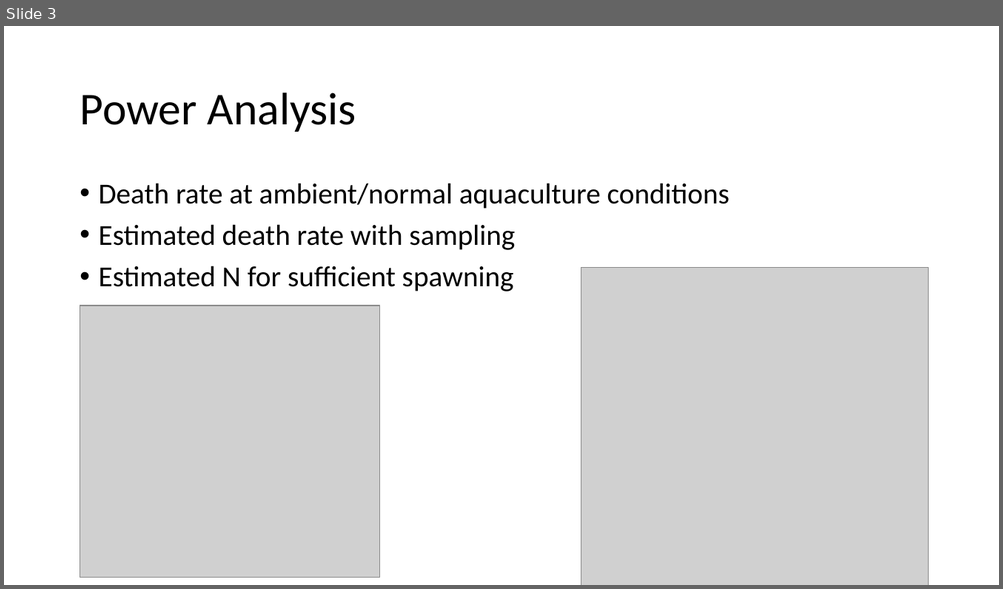
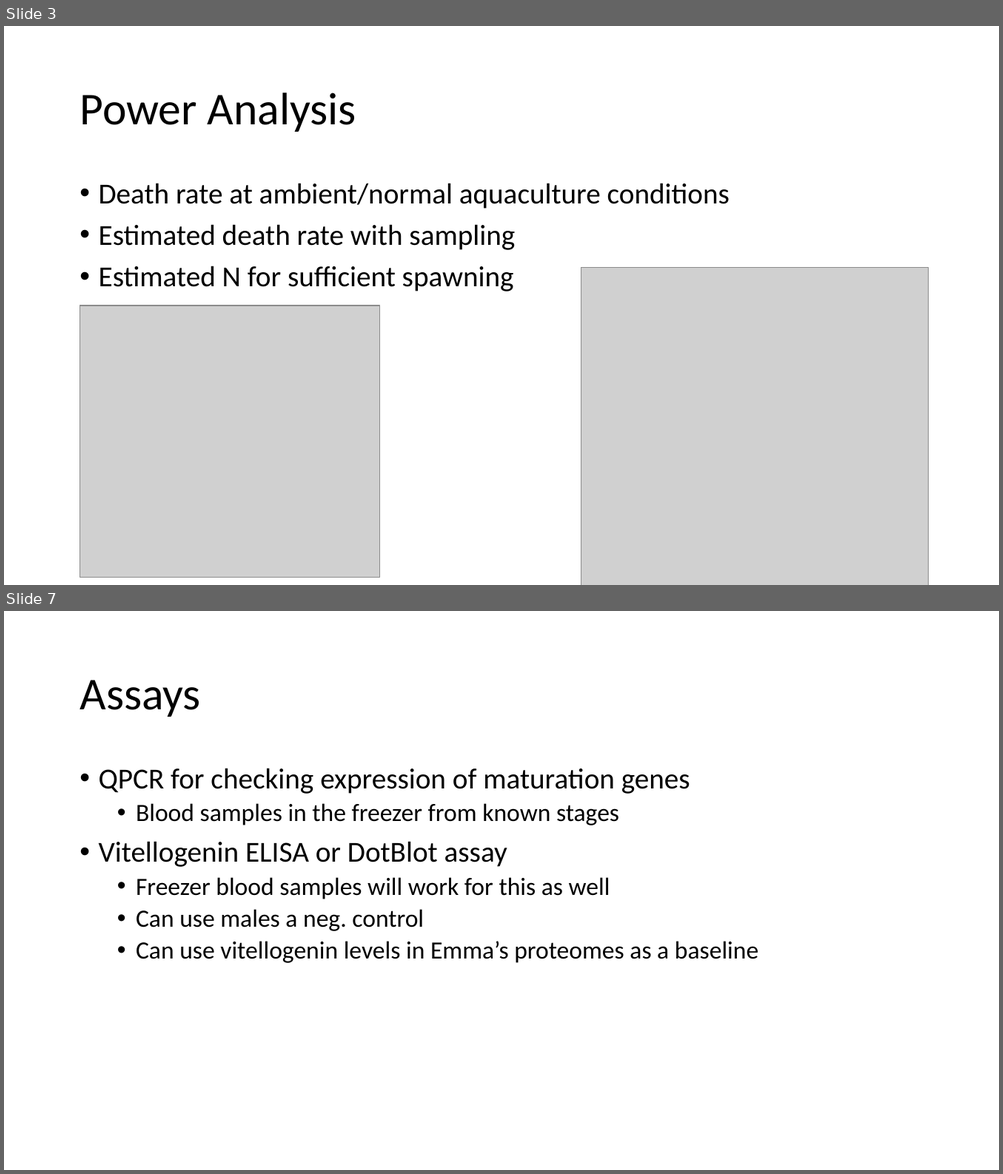
Before and after one commit to shellytrigg/P_generosa, a slide deck: Pg_PowerAnalysis/Pg_Nov2018_exp_setup.pptx. Shown one above the other, each under a label of ours: slide 3 before the commit, slides 3 and 7 after it; the slides between them are not shown. The pictures are 1003x589 and 1003x1174 pixels, drawn with LibreOffice and Linux fonts; fonts in the diff are those of the drawing; grey boxes stand for pictures. Boxes give left, top, right and bottom in pixels: in the first picture for what was removed or moved away, otherwise in the second. Text is boxed around its words. In the diff, an @@ line names an element or a change of style, - is before the commit and + after.

```diff
--- a/Pg_PowerAnalysis/Pg_Nov2018_exp_setup.pptx
+++ b/Pg_PowerAnalysis/Pg_Nov2018_exp_setup.pptx
@@ slide 7 added at (4, 611, 999, 1170), background #FFFFFF @@
@@ title added at (79, 680, 201, 717), 44 pt, text #000000 @@
+Assays
@@ text added at (99, 768, 758, 963), 24 pt, text #000000 @@
+• QPCR for checking expression of maturation genes
+  • Blood samples in the freezer from known stages
+• Vitellogenin ELISA or DotBlot assay
+  • Freezer blood samples will work for this as well
+  • Can use males a neg. control
+  • Can use vitellogenin levels in Emma’s proteomes as a baseline
```
Also in this commit, not shown: 1 slide changed, 3 other slides added, 1 slide removed, 1 other file.
